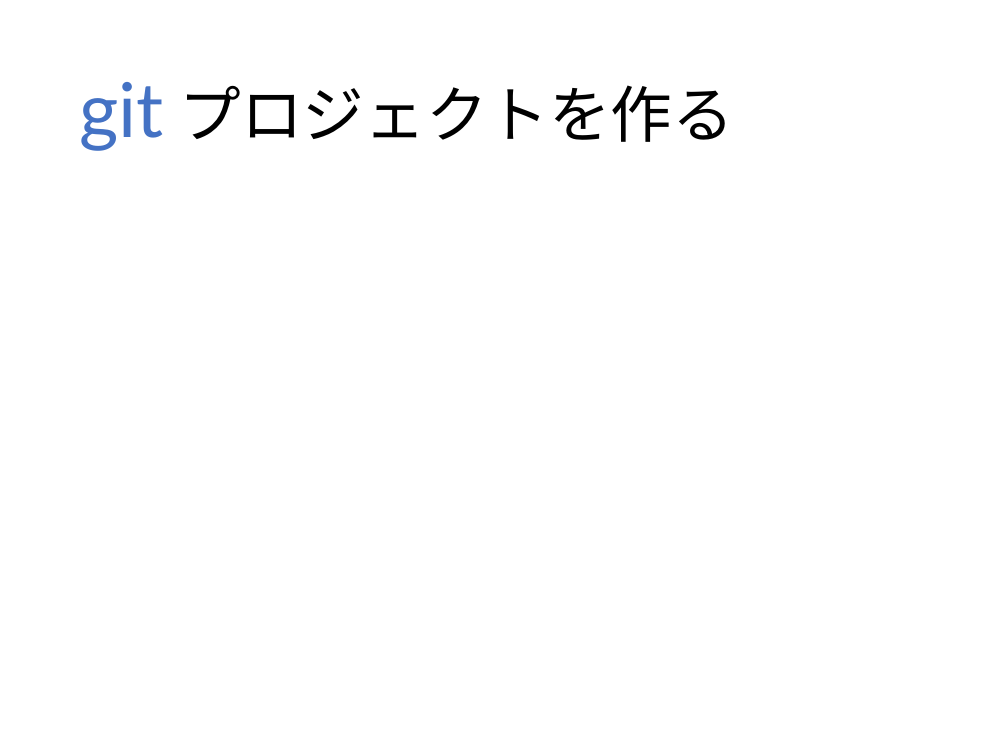
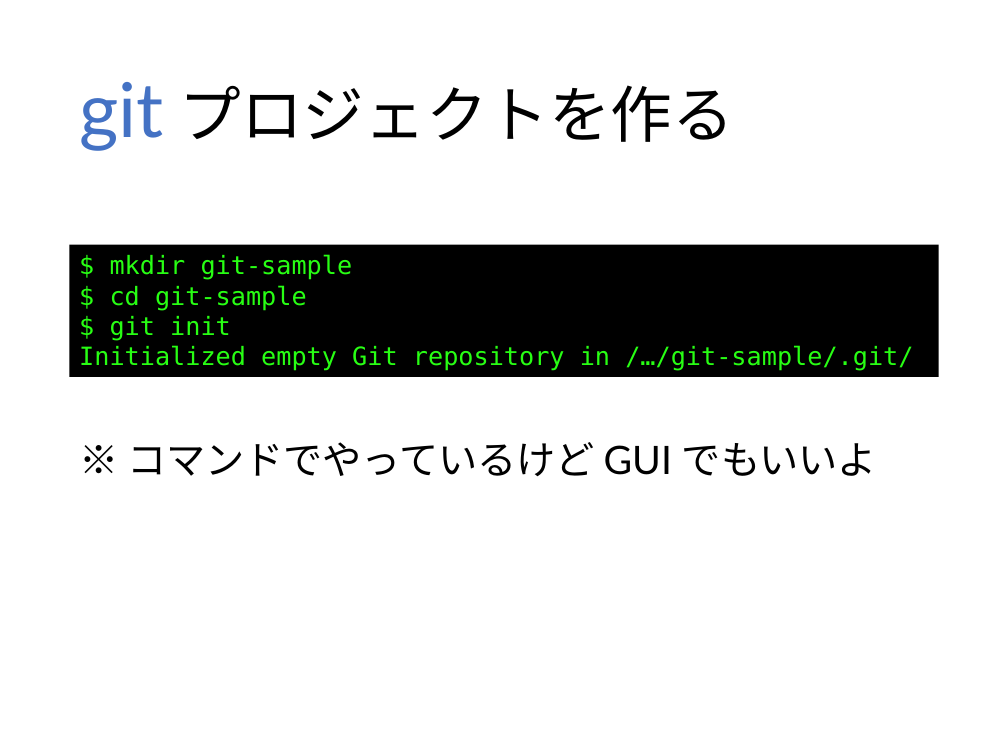
Before and after one commit to matsubara0507/learn-you-a-git-for-great-good, a slide deck: slide 4 of slide/part1.pptx. Drawn at 1008x756 pixels with LibreOffice and Linux fonts; fonts in the diff are those of the drawing; background and template pictures are left out. Boxes give left, top, right and bottom in pixels: in the first picture for what was removed or moved away, otherwise in the second. Text is boxed around its words. In the diff, an @@ line names an element or a change of style, - is before the commit and + after.

```diff
--- a/slide/part1.pptx
+++ b/slide/part1.pptx
@@ rectangle added at [70, 245, 938, 377], fill #000000, 18 pt, text #28FE14 @@
+$ mkdir git-sample
+$ cd git-sample
+$ git init
+Initialized empty Git repository in /…/git-sample/.git/
@@ text added at [127, 442, 876, 476], 28 pt, text #000000 @@
+※ コマンドでやっているけど GUI でもいいよ
```
Also in this commit, not shown: 1 other slide changed, 1 other file.
